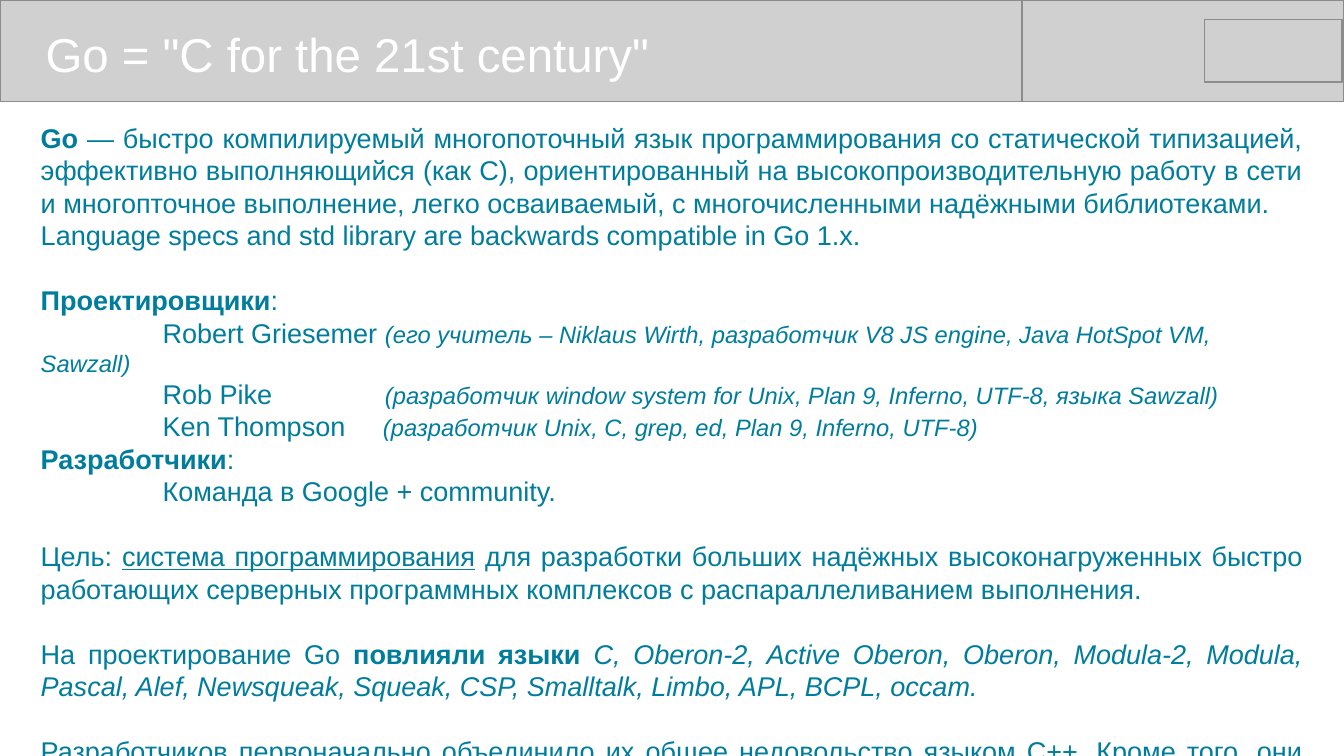
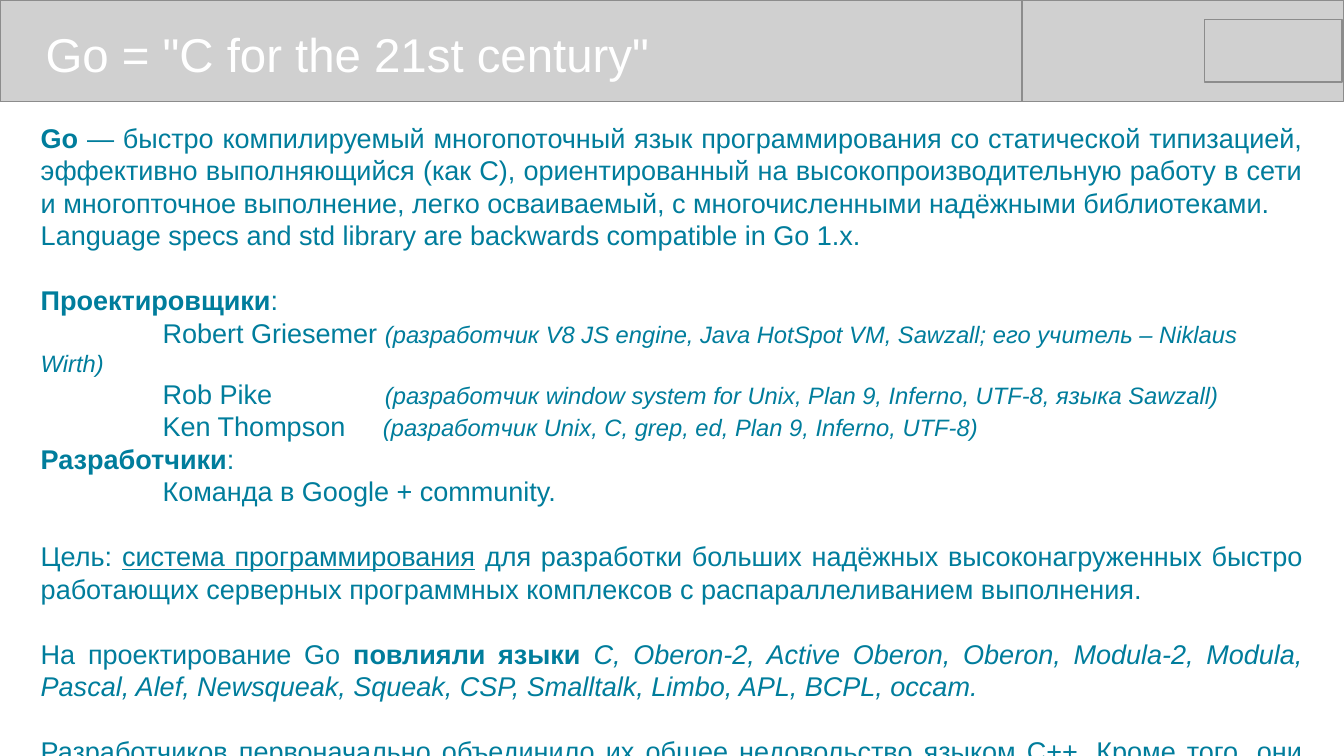
Before and after one commit to mike-shock/Go_language, a slide deck: slide 4 of Go_Intro.odp. Drawn at 1344x756 pixels with LibreOffice and Linux fonts; fonts in the diff are those of the drawing; grey boxes stand for pictures. Boxes give left, top, right and bottom in pixels: in the first picture for what was removed or moved away, otherwise in the second. Text is boxed around its words. In the diff, an @@ line names an element or a change of style, - is before the commit and + after.

```diff
--- a/Go_Intro.odp
+++ b/Go_Intro.odp
@@ text at [41,323,1237,377]: text changed @@
-Robert Griesemer (его учитель – Niklaus Wirth, разработчик V8 JS engine, Java HotSpot VM, Sawzall)
+Robert Griesemer (разработчик V8 JS engine, Java HotSpot VM, Sawzall; его учитель – Niklaus Wirth)
```
Also in this commit, not shown: 5 other slides changed.
